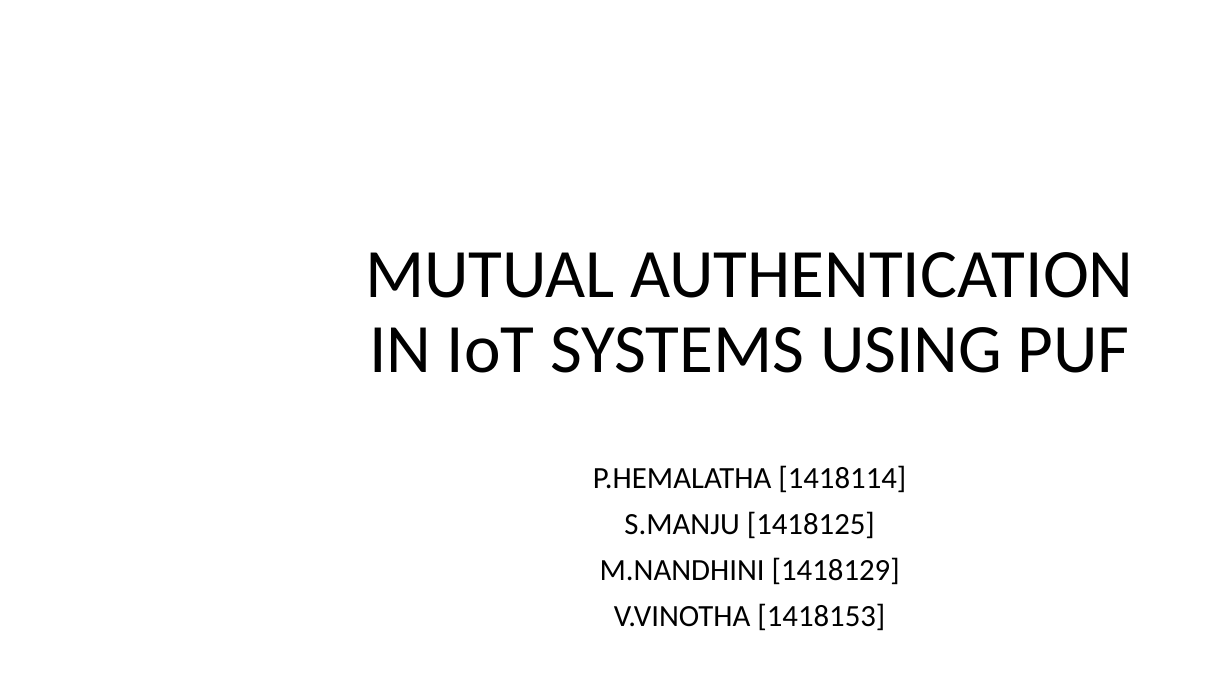
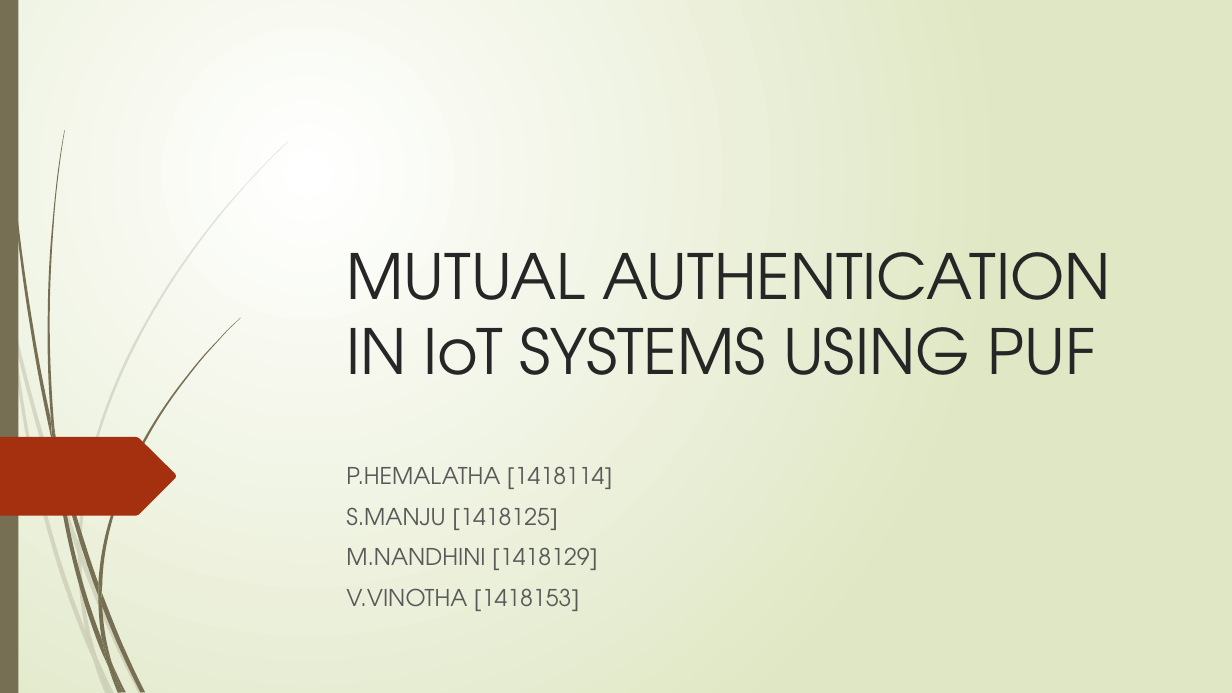
Before and after one commit to vinotha8888/authentication, a slide deck: slide 1 of mat.pptx. Drawn at 1232x693 pixels with LibreOffice and Linux fonts; fonts in the diff are those of the drawing. Boxes give left, top, right and bottom in pixels: in the first picture for what was removed or moved away, otherwise in the second. Text is boxed around its words. In the diff, an @@ line names an element or a change of style, - is before the commit and + after.

```diff
--- a/mat.pptx
+++ b/mat.pptx
@@ background #FFFFFF to gradient #FFFFFF to #DFE8C4 @@
@@ rectangle added at (0,0,18,693), fill #766F54 @@
@@ title "MUTUAL AUTHENTICATION IN IoT SYSTEMS ..." at (346,252,1110,375): size 54 to 48.6 pt, font Calibri to TeX Gyre Adventor, text colour #000000 to #262626; alignment centre to left; line spacing 0.9 to 1 @@
@@ freeform shape added at (0,437,177,516), fill #A53010 @@
@@ subtitle "P.HEMALATHA [1418114]" at (346,466,613,611): size 24 to 18 pt, font Calibri to TeX Gyre Adventor, text colour #000000 to #595959; alignment centre to left; line spacing 0.9 to 1 @@
@@ group added at (0,141,288,693): 10 freeform shapes @@
@@ group added at (3,0,240,693): 12 freeform shapes @@
```
Also in this commit, not shown: 3 other slides changed, 8 slides added, 5 slides removed.
